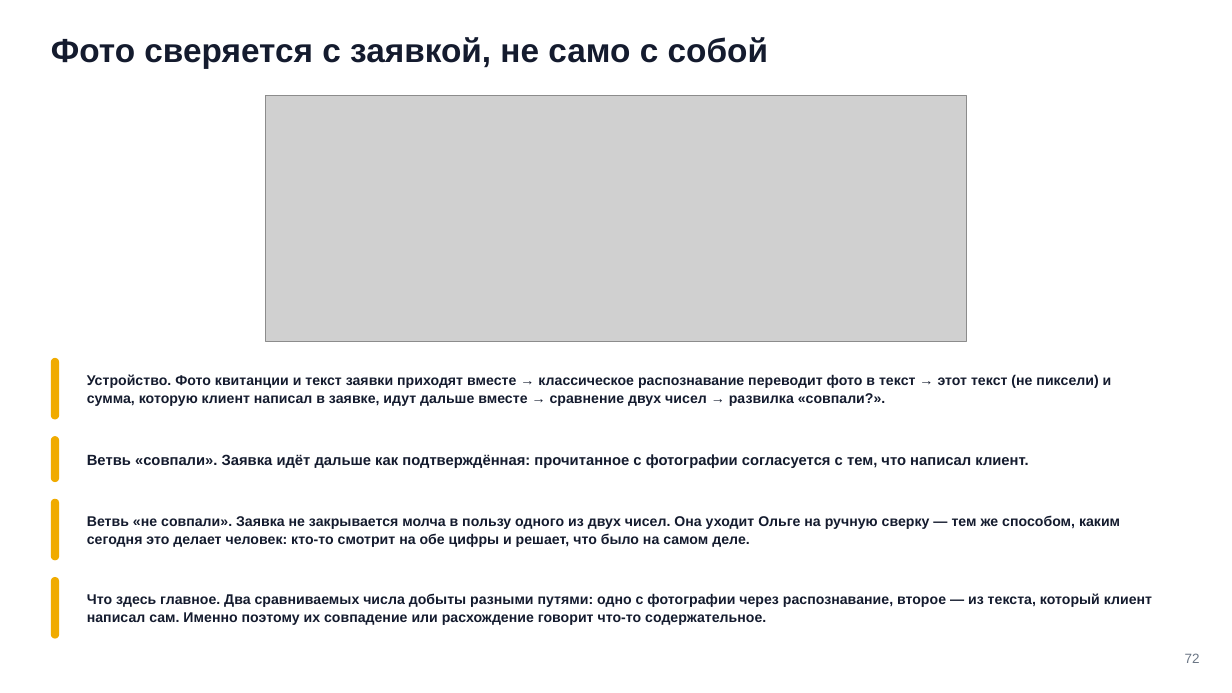
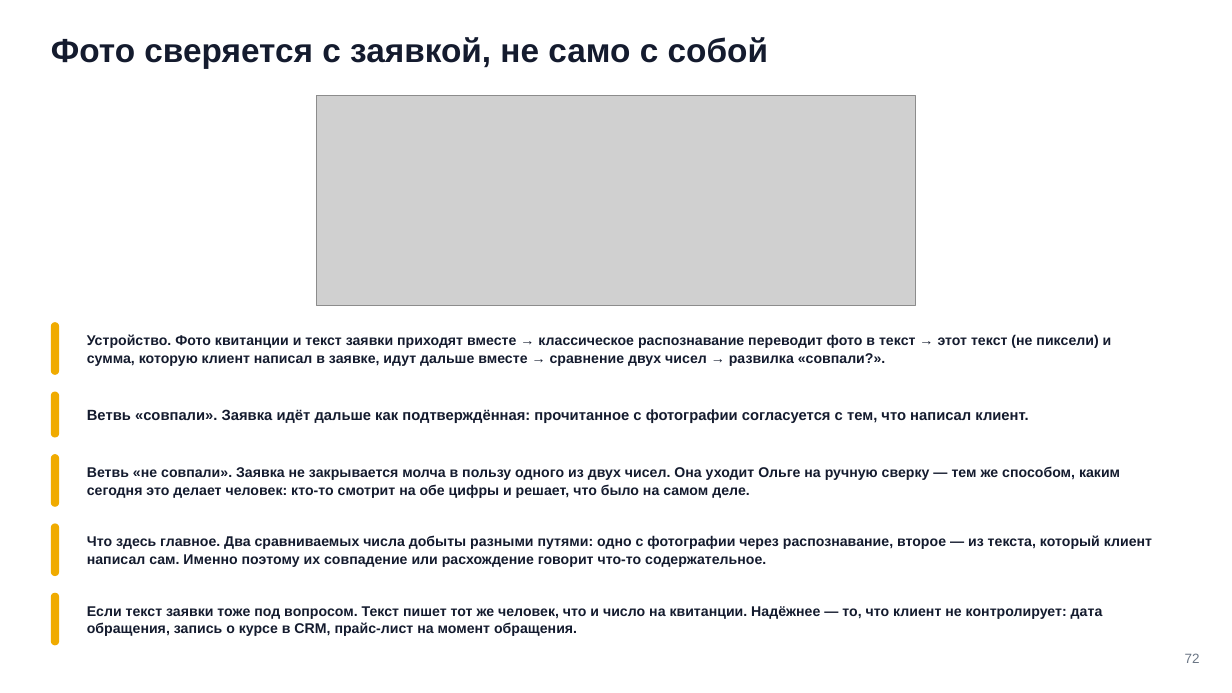
Before and after one commit to tellina-study/AI-usage-lessons, a slide deck: slide 72 of library/seminars/sem-09/rendered/sem-09.pptx. Drawn at 1232x693 pixels with LibreOffice and Linux fonts; fonts in the diff are those of the drawing; grey boxes stand for pictures. Boxes give left, top, right and bottom in pixels: in the first picture for what was removed or moved away, otherwise in the second. Text is boxed around its words. In the diff, an @@ line names an element or a change of style, - is before the commit and + after.

```diff
--- a/library/seminars/sem-09/rendered/sem-09.pptx
+++ b/library/seminars/sem-09/rendered/sem-09.pptx
@@ picture: place and size @@
-picture at [265,95,967,341]
+picture at [316,95,916,306]
@@ rounded rectangle added at [51,323,59,375], fill #F0AB00 @@
@@ text "Устройство. Фото квитанции и текст ...": place and size @@
-text "Устройство. Фото квитанции и текст ..." at [87,374,1112,406]
+text "Устройство. Фото квитанции и текст ..." at [87,334,1112,366]
@@ rounded rectangle: place and size @@
-rounded rectangle at [51,358,59,420]
+rounded rectangle at [51,392,59,438]
@@ text "Ветвь «совпали». Заявка идёт дальше ...": place and size @@
-text "Ветвь «совпали». Заявка идёт дальше ..." at [87,454,1028,468]
+text "Ветвь «совпали». Заявка идёт дальше ..." at [87,409,1028,423]
@@ rounded rectangle: place and size @@
-rounded rectangle at [51,436,59,482]
+rounded rectangle at [51,454,59,506]
@@ text "Ветвь «не совпали». Заявка не ...": place and size @@
-text "Ветвь «не совпали». Заявка не ..." at [87,515,1120,547]
+text "Ветвь «не совпали». Заявка не ..." at [87,466,1120,498]
@@ rounded rectangle: place and size @@
-rounded rectangle at [51,499,59,561]
+rounded rectangle at [51,523,59,576]
@@ text "Что здесь главное. Два сравниваемых ...": place and size @@
-text "Что здесь главное. Два сравниваемых ..." at [87,593,1152,625]
+text "Что здесь главное. Два сравниваемых ..." at [87,535,1152,567]
@@ rounded rectangle: place and size @@
-rounded rectangle at [51,577,59,639]
+rounded rectangle at [51,592,59,645]
@@ text added at [87,606,1103,636], 11 pt, text #141B2E, bold @@
+Если текст заявки тоже под вопросом. Текст пишет тот же человек, что и число на квитанции. Надёжнее — то, что клиент не контролирует: дата обращения, запись о курсе в CRM, прайс-лист на момент обращения.
```
Also in this commit, not shown: 6 other slides changed, 1 slide added, 6 other files.
